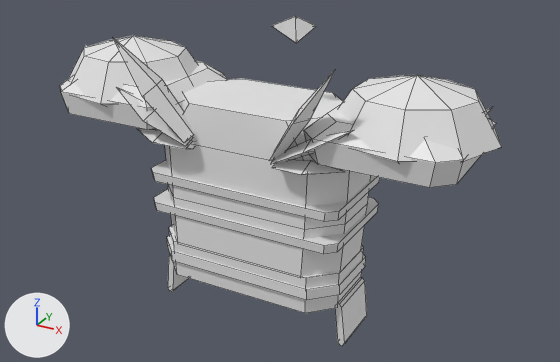
A saved change to the FBX model roblox/art/armor/armor_tier4_transcendent.fbx.
Camera for both pictures: a 50 mm lens placed at (3.82, -6.58, 3.43), pointed at (0.18, 0.04, 0.12). Every picture has the same lights, and +X, +Y and +Z are marked at lower left. The picture after the commit comes second. Mesh edges are drawn as thin lines. Where no turn or scale is listed for an object, it has been applied to the vertices.

Before the edit, the objects in view are built like this:
```python
ob_chest = bpy.data.objects.new('Chest', me_chest)
ob_chest.location = (0.0, 0.0, 0.2)
ob_chest_trim = bpy.data.objects.new('Chest_Trim', me_chest_trim)
ob_chest_trim.location = (0.0, 0.0, 0.2)
ob_shoulder_l = bpy.data.objects.new('Shoulder_L', me_shoulder_l)
ob_shoulder_l.location = (-1.5, 0.0, 0.42)
ob_shoulder_l_trim = bpy.data.objects.new('Shoulder_L_Trim', me_shoulder_l_trim)
ob_shoulder_l_trim.location = (-1.5, 0.0, 0.42)
ob_shoulder_r = bpy.data.objects.new('Shoulder_R', me_shoulder_r)
ob_shoulder_r.location = (1.5, 0.0, 0.42)
ob_shoulder_r_trim = bpy.data.objects.new('Shoulder_R_Trim', me_shoulder_r_trim)
ob_shoulder_r_trim.location = (1.5, 0.0, 0.42)
# also in view: 'Belt' at (0.0, 0.04, -1.04); 'Chest_Grade' at (0.0, -0.63, 1.12); 'Belt_Grade' at (0.0, 0.0, -0.76)
```
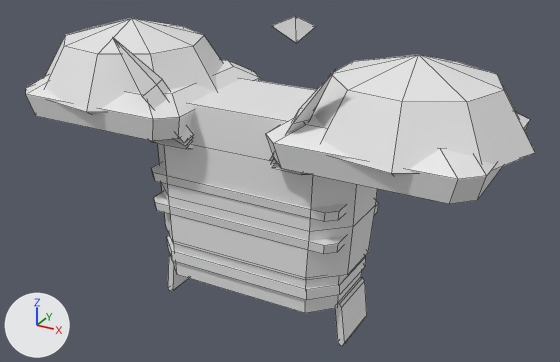
What differs and where, as boxes [x1, y1, x2, y2] in the pictures (560 x 362 px; the box of a moved part takes in the faces that stretch with it):
'Chest', reshaped (6% wider)
    before: [165, 16, 371, 279]
    after: [158, 16, 377, 280]
'Shoulder_R', reshaped (12% wider, 7% taller)
    before: [304, 75, 502, 188]
    after: [313, 55, 535, 176]
'Shoulder_L', reshaped
    before: [60, 36, 228, 130]
    after: [45, 18, 223, 115]
'Shoulder_R_Trim', reshaped (not visible before)
    after: [266, 112, 530, 204]
'Shoulder_L_Trim', reshaped (not visible before)
    after: [26, 60, 260, 141]
part 3 of me_chest, moved or reshaped
    before: [165, 78, 371, 279]
    after: [158, 78, 377, 280]
part 4 of me_shoulder_r, moved or reshaped
    before: [338, 75, 502, 163]
    after: [313, 55, 535, 176]
part 5 of me_shoulder_r, deleted
    before: [304, 104, 496, 188]
part 6 of me_shoulder_l, moved or reshaped
    before: [68, 36, 198, 106]
    after: [45, 18, 223, 115]
part 7 of me_shoulder_l, deleted
    before: [60, 61, 228, 130]

The edits, one by one:
me_shoulder_l_trim is used by ob_shoulder_l_trim; location (-1.5, 0.0, 0.42).
me_shoulder_l_trim had 16 vertices, 10 faces and spanned x -0.52..-0.28, y -0.12..0.12, z 0.73..0.87.
me_shoulder_l_trim now has 40 vertices, 28 faces and spans x -1.02..1.02, y -0.956..0.956, z 0.3..0.87.
me_shoulder_l_trim part 2: a new loose piece of 24 vertices spanning x -1.02..1.02, y -0.956..0.956, z 0.3..0.7, in mat_armor_tier4_transcendent_shoulder_l_trim (white #e7e7e7).
me_shoulder_r_trim is used by ob_shoulder_r_trim; location (1.5, 0.0, 0.42).
me_shoulder_r_trim had 16 vertices, 10 faces and spanned x 0.28..0.52, y -0.12..0.12, z 0.73..0.87.
me_shoulder_r_trim now has 40 vertices, 28 faces and spans x -1.02..1.02, y -0.956..0.956, z 0.3..0.87.
me_shoulder_r_trim part 1: a new loose piece of 24 vertices spanning x -1.02..1.02, y -0.956..0.956, z 0.3..0.7, in mat_armor_tier4_transcendent_shoulder_r_trim (white #e7e7e7).
me_chest is used by ob_chest; location (0.0, 0.0, 0.2).
me_chest had 47 vertices, 44 faces and spanned x -1.49..1.49, y -0.56..0.66, z -0.8..1.7.
me_chest now has 47 vertices, 44 faces and spans x -1.49..1.49, y -0.57..0.67, z -0.8..1.7.
me_chest part 3: 32 of 47 vertices moved; they spanned x -1.1..1.1, y -0.56..0.66, z -0.8..0.82 and now span x -1.19..1.19, y -0.57..0.67, z -0.8..0.82; mean shift (0.0, 0.0, 0.0); largest move (0.85, 0.21, 0.82) -> (0.94, 0.22, 0.82).
me_shoulder_r is used by ob_shoulder_r; location (1.5, 0.0, 0.42).
me_shoulder_r had 53 vertices, 54 faces and spanned x -0.76..0.95, y -0.77..0.77, z 0.3..1.06.
me_shoulder_r now has 29 vertices, 36 faces and spans x -0.93..1.24, y -1.04..1.04, z 0.26..1.25.
me_shoulder_r part 4: the loose piece of 29 vertices spanning x -0.66..0.95, y -0.77..0.77, z 0.33..1.06 is scaled about its middle by 1.35, then moved by (0.01, 0.0, 0.06).
me_shoulder_r part 5: the loose piece of 24 vertices spanning x -0.76..0.76, y -0.71..0.71, z 0.3..0.7 is deleted.
me_shoulder_l is used by ob_shoulder_l; location (-1.5, 0.0, 0.42).
me_shoulder_l had 53 vertices, 54 faces and spanned x -0.9..0.76, y -0.77..0.77, z 0.3..1.06.
me_shoulder_l now has 29 vertices, 36 faces and spans x -1.17..1.0, y -1.04..1.04, z 0.26..1.25.
me_shoulder_l part 6: the loose piece of 29 vertices spanning x -0.9..0.71, y -0.77..0.77, z 0.33..1.06 is scaled about its middle by 1.35, then moved by (0.01, 0.0, 0.06).
me_shoulder_l part 7: the loose piece of 24 vertices spanning x -0.76..0.76, y -0.71..0.71, z 0.3..0.7 is deleted.
